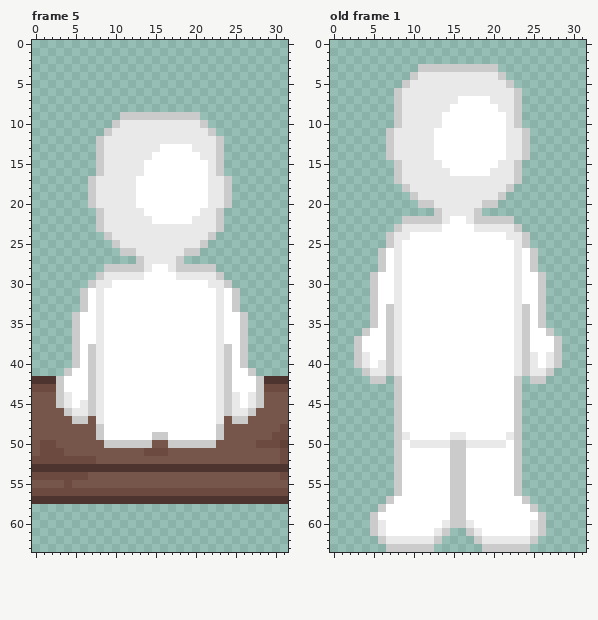
File history of a pixel-art file, Assets/Sprites/Player/Back/Player body.aseprite. The first picture shows the starting point.
32x64 pixels, 5 frames. Colours within 5 levels of each other are drawn and written as one. Shown: frame 5, old frame 1. The commit also changed other frames, which this record leaves out.
Now the later version:
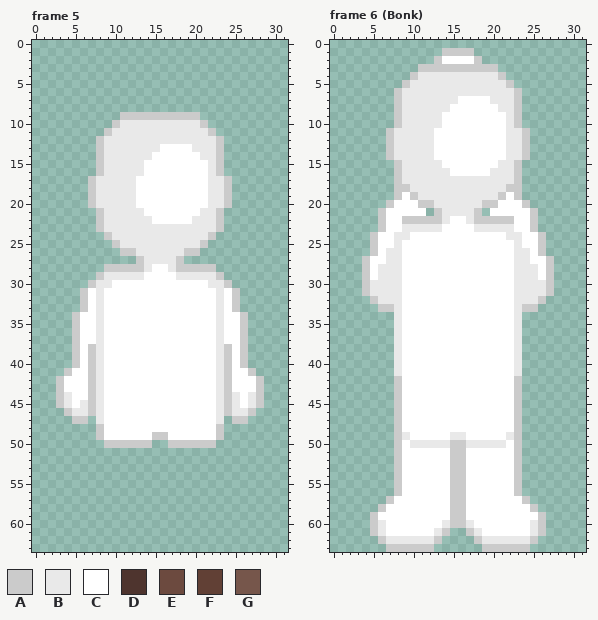
Palette (. is transparent): A #cbcbcb  B #e9e9e9  C #ffffff  D #4e342e  E #6c4a3f  F #614035  G #76564b
A new or re-ordered frame is compared with the old frame closest to it.
The commit says: Add bonk animation
The edit:
frames 5 -> 8
layer "Layer 2" now hidden
Frame 5:
The edit erases colour D in row 42 at x 0 to 2 and 29 to 31; in row 53 at x 0 to 31; in row 57 at x 0 to 31.
The edit erases colour E in row 43 at x 0 to 2 and 29 to 31; in row 48 at x 31; in row 49 at x 30 to 31; in row 50 at x 1 to 2 and 28 to 30; in row 51 at x 1 to 3, 14 to 16 and 31; in row 52 at x 0 to 7 and 31.
The edit erases colour E in row 54 at x 0 to 6 and 31; in row 55 at x 4; in row 56 at x 0 to 31.
The edit erases colour F in row 50 at x 31.
The edit erases colour G in rows 44 to 45 at x 0 to 2 and 29 to 31; in row 46 at x 0 to 3 and 28 to 31; in row 47 at x 0 to 4, 7, 24 and 27 to 31; in row 48 at x 0 to 7 and 24 to 30; in row 49 at x 0 to 7 and 24 to 29; in row 50 at x 0, 3 to 8, 15 to 16 and 23 to 27.
The edit erases colour G in row 51 at x 0, 4 to 13 and 17 to 30; in row 52 at x 8 to 30; in row 54 at x 7 to 30; in row 55 at x 0 to 3 and 5 to 31.
Frame 6 (Bonk) is new; against old frame 1, layer "Arms":
The edit adds colour A in row 1 at x 14 to 17; in row 2 at x 13 and 18; in rows 18 to 19 at x 8 and 23; in row 20 at x 7 and 24; in rows 21 to 23 at x 6 and 25; in rows 24 to 26 at x 5 and 26.
The edit adds colour A in rows 27 to 31 at x 4 and 27.
Colour C gives way to colour A in row 33 at x 6 and 25.
Colour A gives way to colour B in row 28 at x 6 and 25; in rows 30 to 31 at x 5 and 26.
Colour C gives way to colour B in rows 26 to 28 at x 7 and 24; in rows 29 to 32 at x 6 to 7 and 24 to 25.
The edit adds colour C in row 2 at x 14 to 17; in row 19 at x 9 and 22; in row 20 at x 8 to 10 and 21 to 23; in row 21 at x 7 to 11 and 20 to 24; in row 22 at x 7 to 8 and 23 to 24; in row 23 at x 7 and 24.
The edit adds colour C in rows 24 to 25 at x 6 and 25; in rows 27 to 28 at x 5 and 26.
Colour A gives way to colour C in row 23 at x 8 and 23; in rows 24 to 25 at x 7 and 24; in rows 26 to 27 at x 6 and 25; in row 29 at x 5 and 26.
The edit erases colour A in row 33 at x 5 and 26; in rows 34 to 35 at x 5, 7, 24 and 26; in row 36 at x 4, 7, 24 and 27; in rows 37 to 40 at x 3, 7, 24 and 28; in row 41 at x 4, 7, 24 and 27; in row 42 at x 5 to 6 and 25 to 26.
The edit erases colour B in row 39 at x 4, 25 and 27; in row 40 at x 4, 6, 25 and 27; in row 41 at x 5 to 6 and 25 to 26.
The edit erases colour C in rows 34 to 35 at x 6 and 25; in row 36 at x 5 to 6 and 25 to 26; in rows 37 to 38 at x 4 to 6 and 25 to 27; in row 39 at x 5 to 6 and 26; in row 40 at x 5 and 26.
